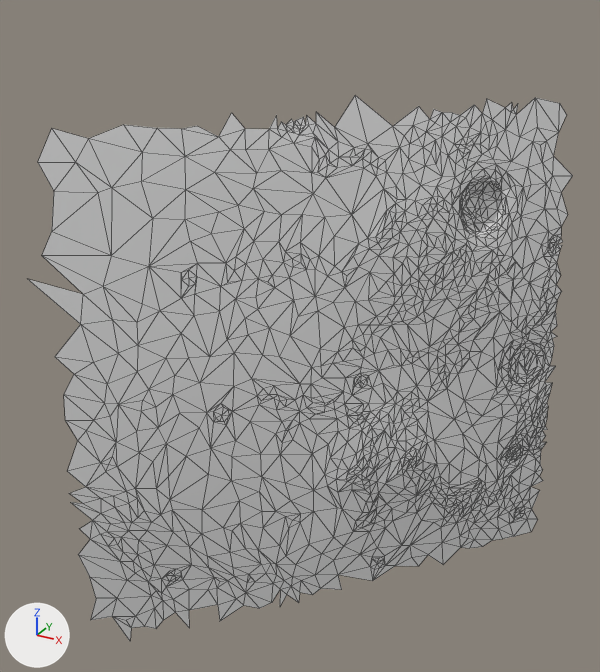
The glTF model moon small_tiles/tile_181.glb: old version first, new version second.
Both versions are drawn from a 50 mm lens placed at (24.91, -25.65, 6.25), pointed at (21.22, -18.94, 2.9). The lights are fixed; the arrows at lower left show +X, +Y and +Z. The older version comes first. Mesh edges are drawn as thin lines. Vertices at exactly the same position are counted once.

Objects in the first picture: 't181'.
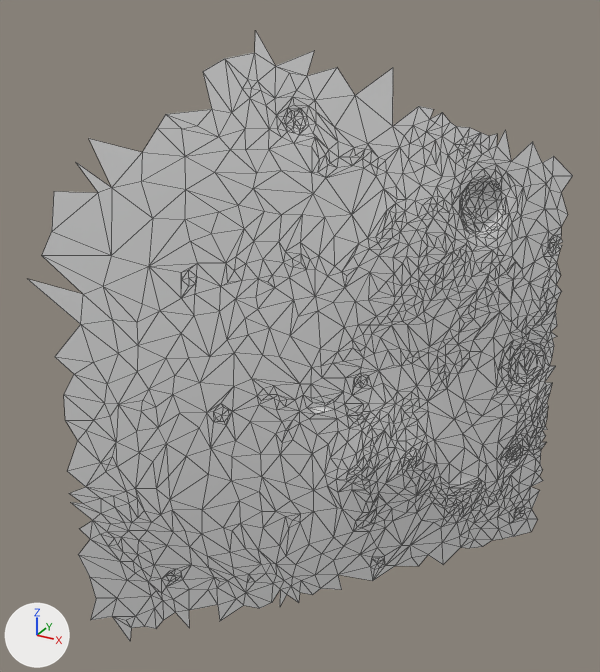
Where the change shows, as pixel boxes (x1, y1, x2, y2) in the pictures (600 x 672 px):
't181', reshaped (12% taller)
    before: (28, 95, 573, 641)
    after: (28, 30, 573, 641)
part 1 of me_t181, reshaped
    before: (38, 98, 567, 193)
    after: (158, 30, 433, 136)

The change, as a list of edits to the scene's bpy script:
```text
Change me_t181:
    used by ob_t181; location = (0.0, 0.0, 0.0)
    remove me_t181.from_pydata(...)  # 1481 vertices, 2807 faces; spans x 19.61..23.41, y -20.93..-16.72, z -0.17..5.22
    add me_t181.from_pydata(...)  # 1489 vertices, 2833 faces; spans x 19.61..23.41, y -20.93..-16.72, z -0.17..5.78
    me_t181 part 1
    25 vertices are removed from x 19.66..23.11, y -20.62..-16.73, z 4.64..5.12
    49 faces are deleted
    33 vertices are added at x 20.4..21.81, y -19.81..-18.22, z 5.05..5.78
    75 new faces join them
```
